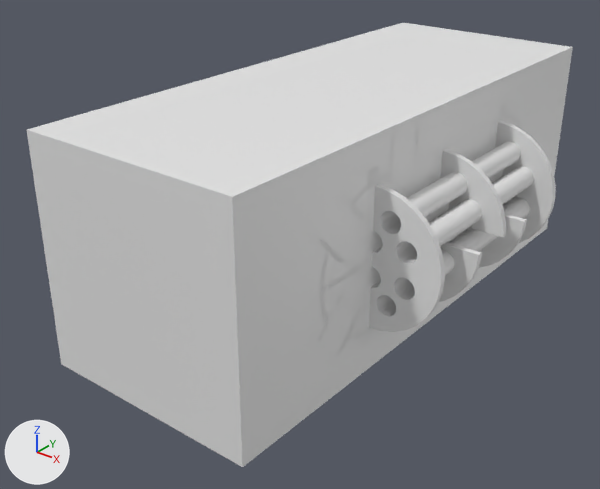
Before and after pictures for a commit that changed the COLLADA model heat-exchanger.dae.
Both versions are drawn from a 50 mm lens placed at (31.0, -57.4, 28.6), pointed at (-10.7, -5.3, -3.8). Lighting does not change. The marker at lower left points along +X, +Y and +Z. Where no turn or scale is listed for an object, it has been applied to the vertices. Vertices at the same position are counted once.

Names of what the first picture shows: 'Cube', 'Tube_002', 'Tube_004', 'Tube_005', 'Tube_007', 'endplate', 'endplate_001', 'head_002', 'plate', 'plate_001', 'plate_002', 'shell'.
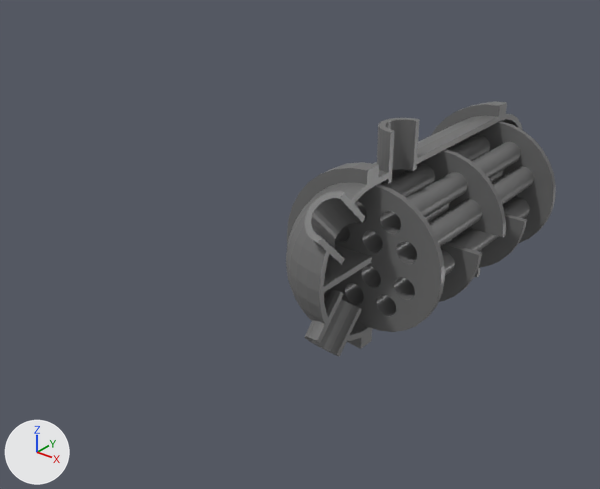
Location of each change, (x1, y1, x2, y2) in pixels of the pictures (600 x 489 px; the box of a moved part takes in the faces that stretch with it):
'Cube', deleted: before (27, 23, 573, 467)
'endplate_001', recoloured: (326, 184, 445, 332) in both
'endplate', recoloured: (447, 121, 556, 243) in both
'plate', recoloured: (381, 149, 506, 238) in both
'Tube_004', recoloured: (379, 141, 521, 235) in both
'Tube_002', recoloured: (395, 166, 534, 266) in both
'Tube_007', recoloured: (393, 197, 530, 301) in both
'plate_001', recoloured: (439, 242, 482, 302) in both
'plate_002', recoloured: (452, 214, 527, 268) in both
'Tube_005', recoloured: (376, 249, 482, 318) in both
part 1 of me_sphere_003, moved or reshaped: (367, 167, 375, 186) in both
part 2 of me_sphere_003, recoloured: before (317, 185, 374, 357); after (286, 164, 375, 357)
'shell', unchanged, uncovered by the edit: before (368, 105, 502, 343); after (330, 103, 502, 343)
'Tube_003', unchanged, uncovered by the edit: after (354, 135, 490, 225)

What changed in the scene script:
```text
Add mat_material:
    mat_material = principled_material('Material')
    mat_material.base_color = (0.157, 0.157, 0.157)  # dark grey #6e6e6e
    mat_material.roughness = 0.38
Change me_cylinder_011:
    where me_cylinder_011.from_pydata(...)  # 366 vertices, 748 faces; spans x -6.0..6.0, y -0.25..0.25, z 0.0..6.0
    add me_cylinder_011.materials.append(mat_material)  # dark grey #6e6e6e
Change me_cylinder_014:
    where me_cylinder_014.from_pydata(...)  # 712 vertices, 1460 faces; spans x -6.0..6.0, y -0.25..0.25, z -6.0..6.0
    add me_cylinder_014.materials.append(mat_material)  # dark grey #6e6e6e
Change me_cylinder_003:
    where me_cylinder_003.from_pydata(...)  # 128 vertices, 256 faces; spans x -1.0..1.0, y -10.0..10.0, z -1.0..1.0
    add me_cylinder_003.materials.append(mat_material)  # dark grey #6e6e6e
Change me_cylinder_005:
    where me_cylinder_005.from_pydata(...)  # 128 vertices, 256 faces; spans x -1.0..1.0, y -10.0..10.0, z -1.0..1.0
    add me_cylinder_005.materials.append(mat_material)  # dark grey #6e6e6e
Change me_cylinder_006:
    where me_cylinder_006.from_pydata(...)  # 128 vertices, 256 faces; spans x -1.0..1.0, y -10.0..10.0, z -1.0..1.0
    add me_cylinder_006.materials.append(mat_material)  # dark grey #6e6e6e
Change me_cylinder_008:
    where me_cylinder_008.from_pydata(...)  # 128 vertices, 256 faces; spans x -1.0..1.0, y -10.0..10.0, z -1.0..1.0
    add me_cylinder_008.materials.append(mat_material)  # dark grey #6e6e6e
Change me_cylinder_012:
    where me_cylinder_012.from_pydata(...)  # 366 vertices, 748 faces; spans x -6.0..6.0, y -0.25..0.25, z -6.0..0.0
    add me_cylinder_012.materials.append(mat_material)  # dark grey #6e6e6e
Change me_cylinder_013:
    where me_cylinder_013.from_pydata(...)  # 366 vertices, 748 faces; spans x -6.0..6.0, y -0.25..0.25, z -6.0..0.0
    add me_cylinder_013.materials.append(mat_material)  # dark grey #6e6e6e
Change me_cylinder_015:
    where me_cylinder_015.from_pydata(...)  # 712 vertices, 1460 faces; spans x -6.0..6.0, y -0.25..0.25, z -6.0..6.0
    add me_cylinder_015.materials.append(mat_material)  # dark grey #6e6e6e
Change me_sphere_003:
    where me_sphere_003.from_pydata(...)  # 639 vertices, 1274 faces; spans x -7.5..0.0, y -6.7..0.0, z -7.5..7.5
    used by ob_head_002; location = (0.0, -10.04, 0.0)
    me_sphere_003 part 1
    12 faces are deleted
    12 new faces join them
    me_sphere_003 part 2: 1262 faces spanning x -7.5..0.0, y -6.7..0.0, z -7.5..7.5 switch from no material to mat_material (dark grey #6e6e6e)
Remove ob_cube:
    ob_cube = bpy.data.objects.new('Cube', me_cube_003)
    ob_cube.location = (-10.0, 0.0, 0.0)
```
